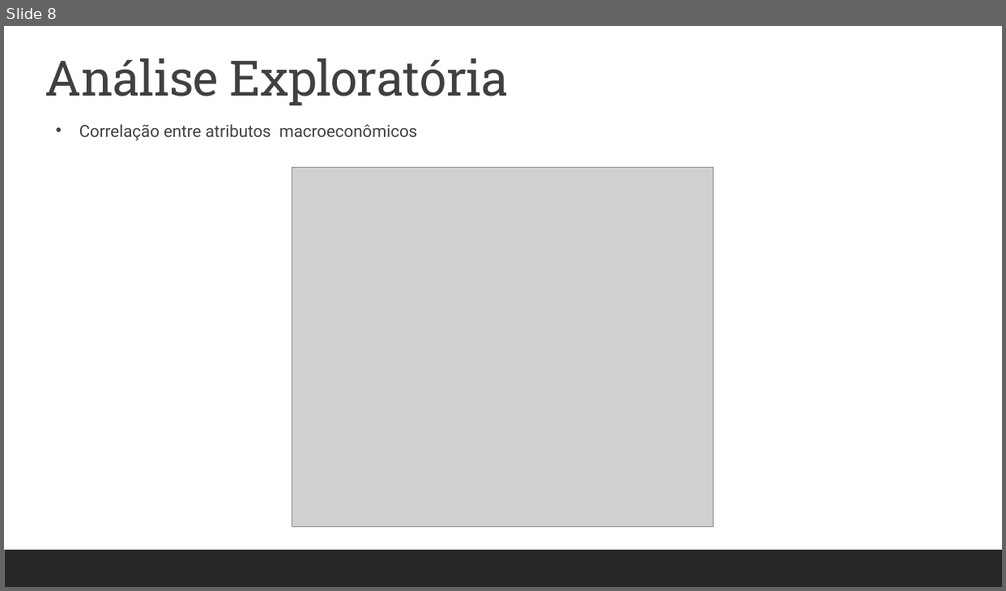
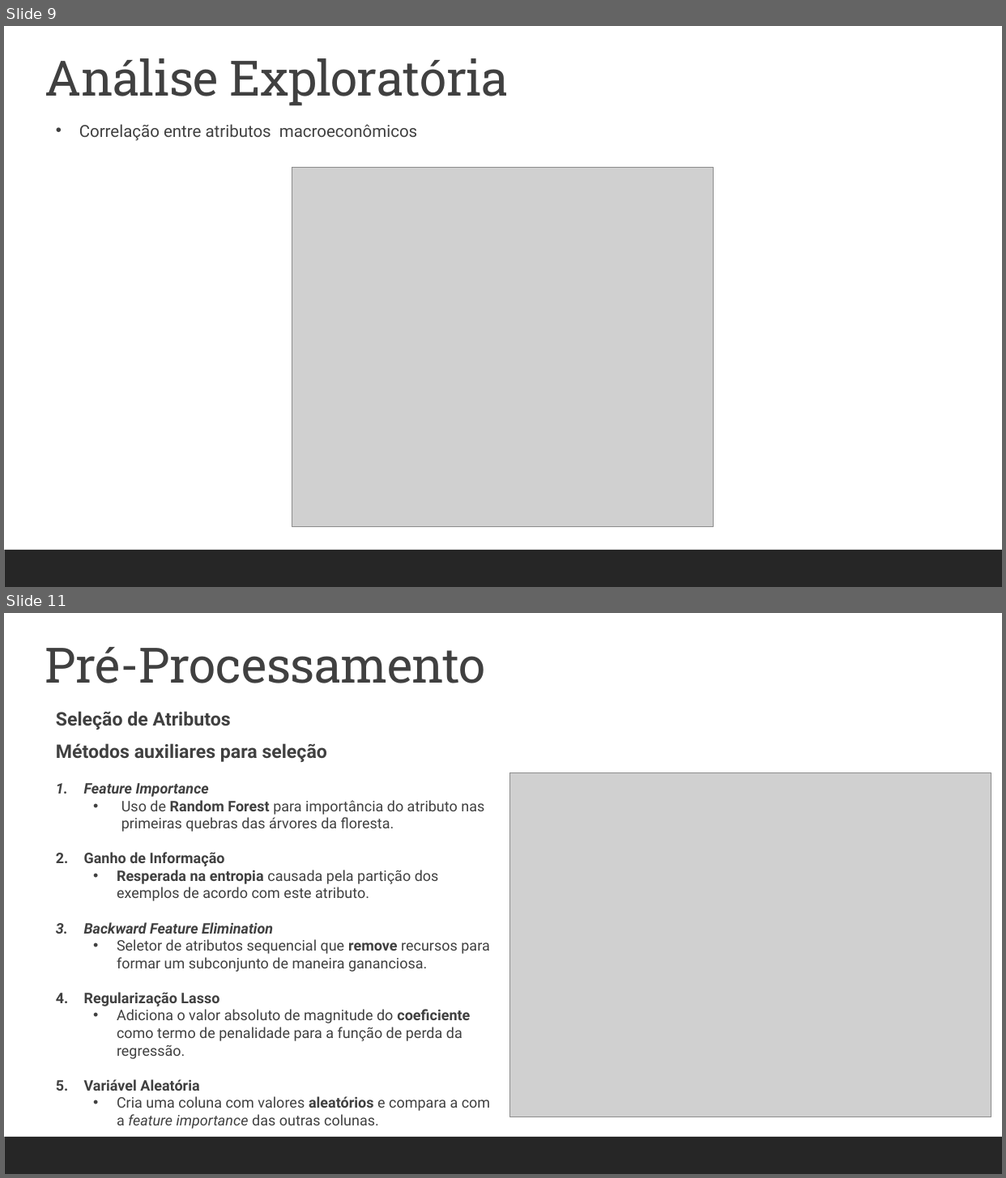
Before and after one commit to pedrosouzalv/PO-233, a slide deck: Projeto de PO-233.pptx. Shown one above the other, each under a label of ours: slide 8 before the commit, slides 9 and 11 after it; the slides between them are not shown. The pictures are 1006x591 and 1006x1178 pixels, drawn with LibreOffice and Linux fonts; fonts in the diff are those of the drawing; grey boxes stand for pictures. Boxes give left, top, right and bottom in pixels: in the first picture for what was removed or moved away, otherwise in the second. Text is boxed around its words. In the diff, an @@ line names an element or a change of style, - is before the commit and + after.

```diff
--- a/Projeto de PO-233.pptx
+++ b/Projeto de PO-233.pptx
@@ slide 11 added at (x1=4, y1=613, x2=1002, y2=1174), background #FFFFFF; not listed: 1 template element that a slide beside it also shows @@
@@ text added at (x1=45, y1=647, x2=486, y2=683), 47 pt, text #404040 @@
+Pré-Processamento
@@ text added at (x1=56, y1=711, x2=231, y2=730), 18 pt, text #404040, bold @@
+Seleção de Atributos
@@ text added at (x1=56, y1=743, x2=490, y2=1129), 14 pt, text #404040 @@
+Métodos auxiliares para seleção
+1. Feature Importance
+  • Uso de Random Forest para importância do atributo nas primeiras quebras das árvores da floresta.
+2. Ganho de Informação
+  • Resperada na entropia causada pela partição dos exemplos de acordo com este atributo.
+3. Backward Feature Elimination
+  • Seletor de atributos sequencial que remove recursos para formar um subconjunto de maneira gananciosa.
+4. Regularização Lasso
+  • Adiciona o valor absoluto de magnitude do coeficiente como termo de penalidade para a função de perda da regressão.
+5. Variável Aleatória
+  • Cria uma coluna com valores aleatórios e compara a com a feature importance das outras colunas.
@@ picture added at (x1=509, y1=773, x2=991, y2=1118) @@
@@ what was slide 8 is now slide 9 @@
```
Also in this commit, not shown: 2 slides changed, 11 other slides added, 6 other files.
